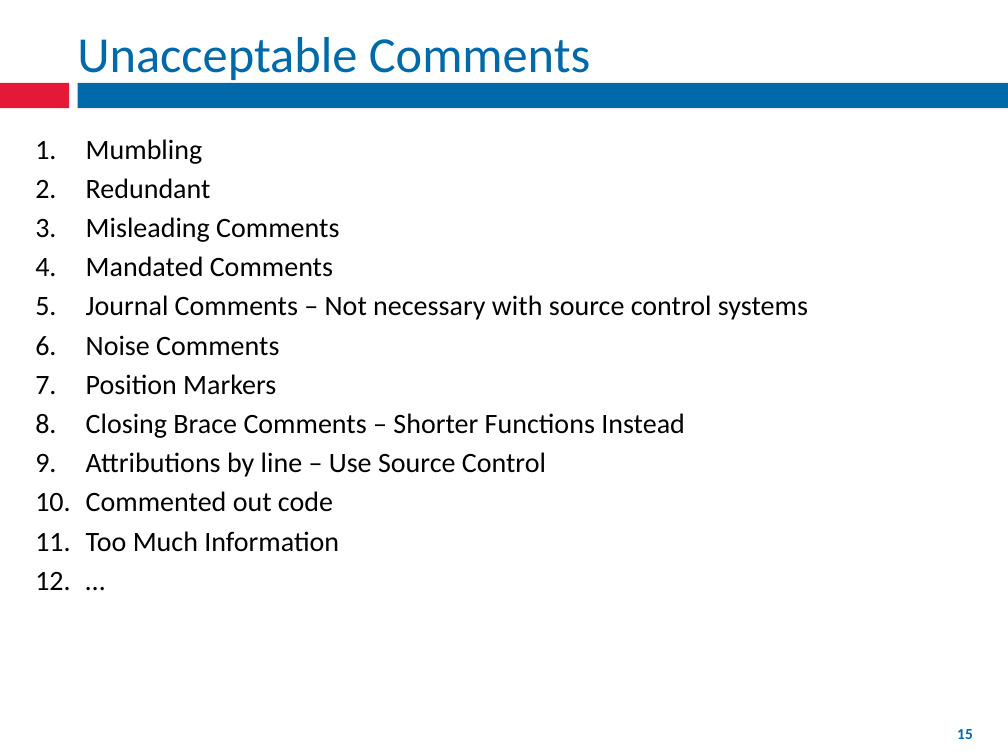
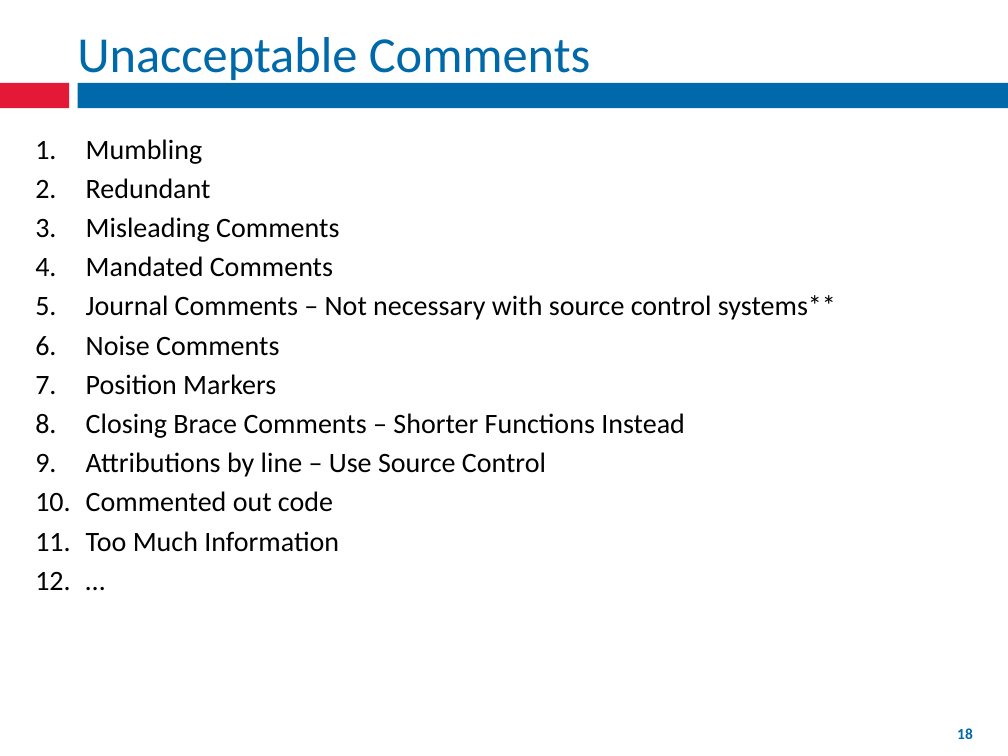
Before and after one commit to fernandozamoraj/Clean-Code-Presentation, a slide deck: slide 18 of Clean Code.pptx (slide 15 before the commit). Drawn at 1008x756 pixels with LibreOffice and Linux fonts; fonts in the diff are those of the drawing; background and template pictures are left out. Boxes give left, top, right and bottom in pixels: in the first picture for what was removed or moved away, otherwise in the second. Text is boxed around its words. In the diff, an @@ line names an element or a change of style, - is before the commit and + after.

```diff
--- a/Clean Code.pptx
+++ b/Clean Code.pptx
@@ text at [86,295,836,320]: text changed @@
-5. Journal Comments – Not necessary with source control systems
+5. Journal Comments – Not necessary with source control systems**
@@ page number at [957,728,973,739]: text changed @@
-15
+18
```
Also in this commit, not shown: 8 other slides changed, 3 slides added, 8 other files.
